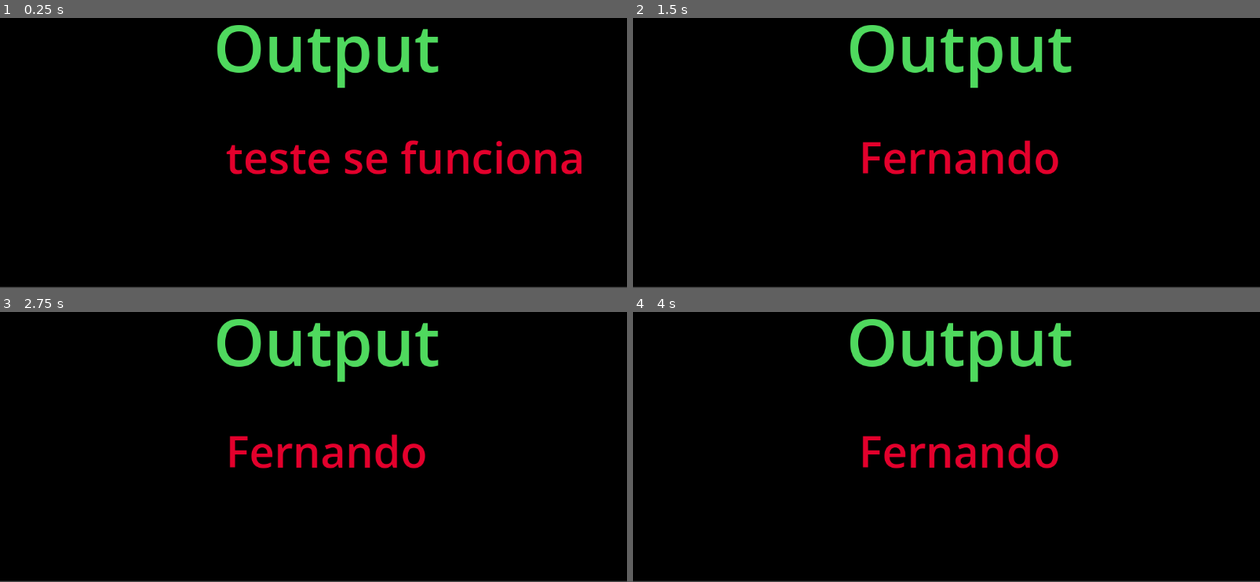
Above: before the commit, frames 1-4 (two rows, left to right).
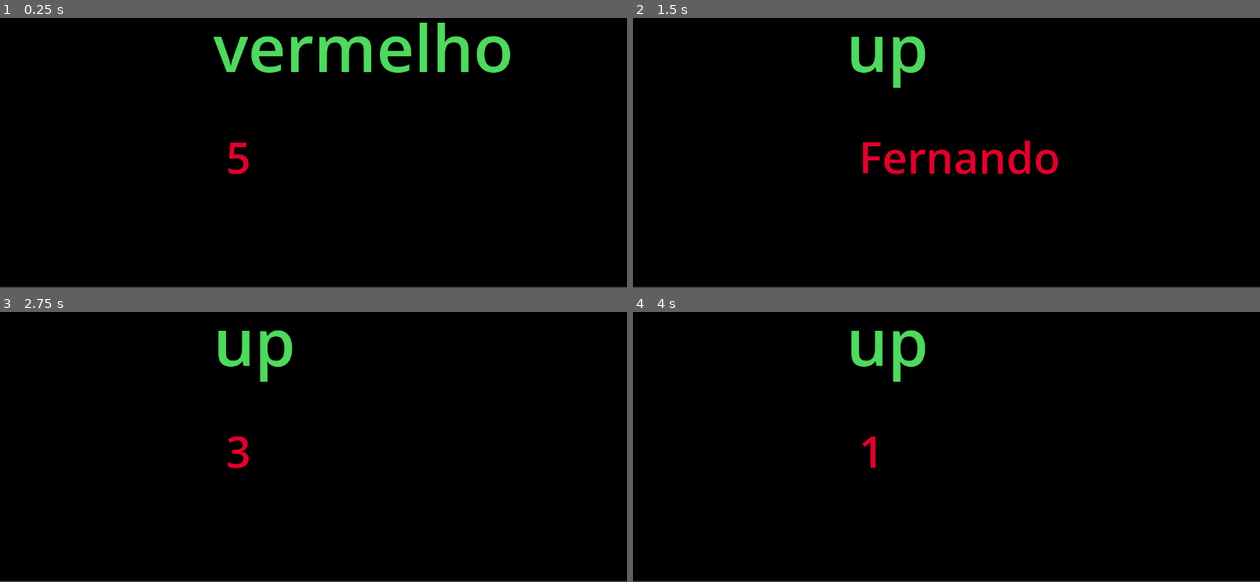
Above: after the commit, the same moments.

Repository: fernandob4k/Godot_Treinamento
Game: Godot game, scene res://node_2d.tscn
Two runs of this game, one before a commit and one after it. Both use one fixed random seed, a clock stepped at 60 frames per second and the inputs below. The project has no main scene, so this scene is started directly.
Inputs:
- Up to frame 1 (0.25 s): no input
- Up to frame 2 (1.5 s): tap Enter at 0.5 s; hold Up (ui_up) 0.53-1.28 s; tap Space at 1.25 s; hold Left (ui_left) from 1.28 s (still down)
- Up to frame 3 (2.75 s): release Left (ui_left) at 2.03 s; hold Up (ui_up) from 2.03 s (still down)
- Up to frame 4 (4 s): tap Enter at 2.75 s; tap Space at 3.5 s; release Up (ui_up) at 3.53 s; hold Left (ui_left) from 3.53 s (still down)

The runs differ from the first frame. In frame 1, 5.8% of the frame differs, in the area x 34-93%, y 1-58%; in frame 2, 2.8%; in frame 3, 4.4%; in frame 4, 4.4%.

Commit message:
Update node_2d.gd

Diff:
--- a/aula-básica-de-lógica-/node_2d.gd
+++ b/aula-básica-de-lógica-/node_2d.gd
@@ -7,10 +7,19 @@
 #var texto_npc: String = "Cuidado perigo a frente "
 #var lampada: bool = true
 
-var hp: int = 1
+var hp: int = 5
 var mana: float = 100.00
 var nome_player: String = "Fernando"
 var espada: bool = false
+#cria uma lista uma array para separar os itens de dentro do array usa se a virgula
+#para adicionar mais um item na lista por exemplo usa se lista.append("amarelo")
+var lista: Array = ["azul", "vermelho", "verde"]
+# dictionaty tem que estar entre chaves {} com ele voce consegue atribuir valor a string ex abaixo pelo nome consegue achar o poder do personagem
+var dic: Dictionary = {
+"goku": 10,
+"vegeta": 15,
+"picolo": 5}
+
 
 #chama o no label texto e agora da pra mudar pelo código
 @onready var texto: Label = $texto
@@ -18,8 +27,19 @@
 
 #funcao ready e chamada e executado  1 unica vez quando a cena foi carregada dentro do jogo
 func _ready():
+    #para escolher um item da lista tem que saber qual o index dele e colocar entre parenteses
+    lista.append("roxo")
+    print(lista)
+    #para printar o nome usa se dic e entre paretes o nome que deseja mostrar .has entre colchetres( ) procura dentro do dic se tem a palavra vegeta e retorna um bool
+    print(dic.has("goku"))
+    titulo.text = lista[1]
     texto.text = "teste se funciona"
-
+    for i in 6:
+    #str (hp) transforma int para string
+        texto.text = str(hp)
+        hp -= 1
+        #ele cria um delay de 1 segundo para continuar o código vai tirando -1 -1 de hp e mostrando no texto
+        await get_tree().create_timer(1).timeout
     #if hp == 3:
     #    print("jogador vida cheia ")
     #elif hp == 2:
@@ -34,6 +54,9 @@
     if Input.is_action_just_pressed("ui_left"):
         texto.text = nome_player
     #pass ignora a função
+    if Input.is_action_just_pressed("ui_up"):
+        titulo.text = "up"
+
 
 #função physics porcess e chamda e executado 30 vezes por segundo mas e indicado para simulacão fisicas do jogo (forca, impacto, vento , gravidade )
 func _physics_process(_delta):
